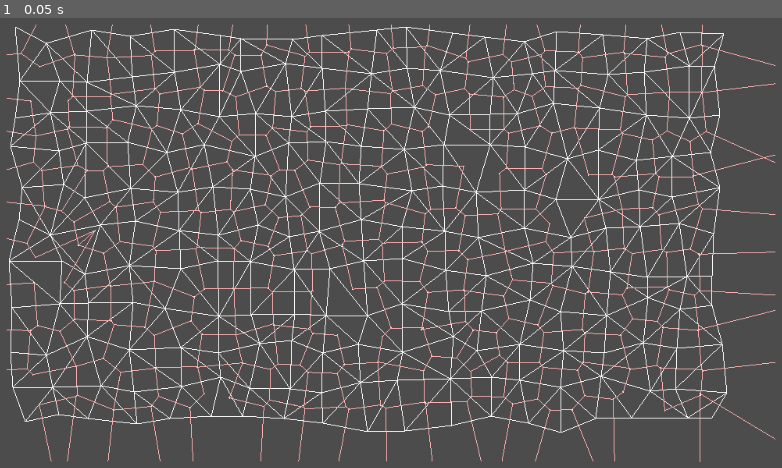
Above: before the commit, frame 1.
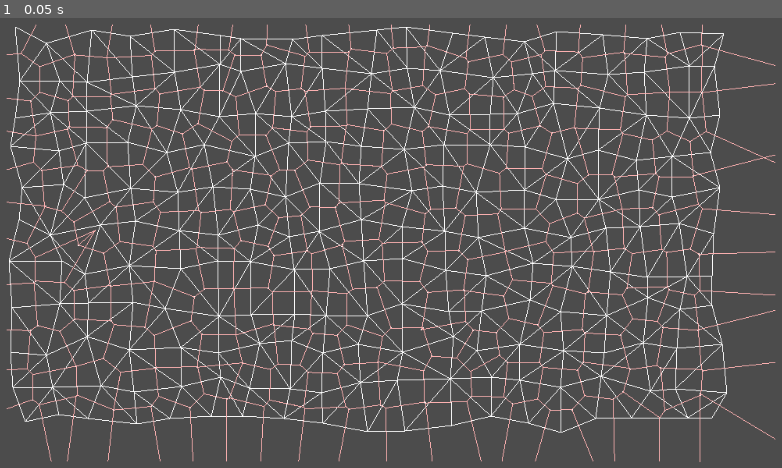
Above: after the commit, the same moment.

Repository: MichaelReel/2DMapGen
Game: Godot game, scene res://Delaunay.tscn
Same seed, same stepped clock (60 frames per second), same inputs: the game is played once before the commit and once after it. This scene is started directly instead of the project's main scene.
Inputs:
- Up to frame 1 (0.05 s): no input

The runs differ from the first frame. In frame 1, 0.3% of the frame differs, in the area x 0-86%, y 10-99%.

Commit message:
Changed the circumcenter function.

Diff:
--- a/Delaunay.gd
+++ b/Delaunay.gd
@@ -47,25 +47,16 @@
 
 	static func calculate_circumcenter(vA : Vector2, vB : Vector2, vC : Vector2) -> Vector2:
 		var result : Vector2 = Vector2()
-
-		var mAB : Vector2 = (vA + vB) / 2
-		var mBC : Vector2 = (vB + vC) / 2
-
-		var dAB : Vector2 = (vB - vA)
-		var dBC : Vector2 = (vC - vB)
-
-		if dAB == Vector2.ZERO or dBC == Vector2.ZERO:
-			print ("CC ERR: " + "NOT A TRIANGLE" + " from: " + str(vA) + " / " + str(vB) + " / " + str(vC))
-		else:
-			var a = -dAB.aspect()
-			var a1 = mAB.y - (a * mAB.x)
-			var b = -dBC.aspect()
-			var b1 = mBC.y - (b * mBC.x)
-			if a == b:
-				print ("CC ERR: " + "CO-LINEAR TRIANGLE" + " from: " + str(vA) + " / " + str(vB) + " / " + str(vC))
-			else:
-				result.x = -((a1 + (-b1)) / ((-b) + a))
-				result.y = (b * result.x) + b1
+		var temp = (vB.y * vC.x) - (vB.y * vA.x) - (vA.y * vC.x) - (vC.y * vB.x) + (vC.y * vA.x) + (vA.y * vB.x)
+		if temp == 0:
+			print("The three points entered are collinear (on the same line), so they don't form a triangle. Circumcenter can't be calculated.")
+		else :
+			var dia = 2 * (vA.x * (vB.y - vC.y) + vB.x * (vC.y - vA.y) + vC.x * (vA.y - vB.y))
+			var firstsq = ((vA.x * vA.x) + (vA.y * vA.y))
+			var secondsq = ((vB.x * vB.x) + (vB.y * vB.y))
+			var thirdsq = ((vC.x * vC.x) + (vC.y * vC.y))
+			result.x = (firstsq * (vB.y - vC.y) + secondsq * (vC.y - vA.y) + thirdsq * (vA.y - vB.y)) / dia
+			result.y = (firstsq * (vC.x - vB.x) + secondsq * (vA.x - vC.x) + thirdsq * (vB.x - vA.x)) / dia
 
 		return result
 
